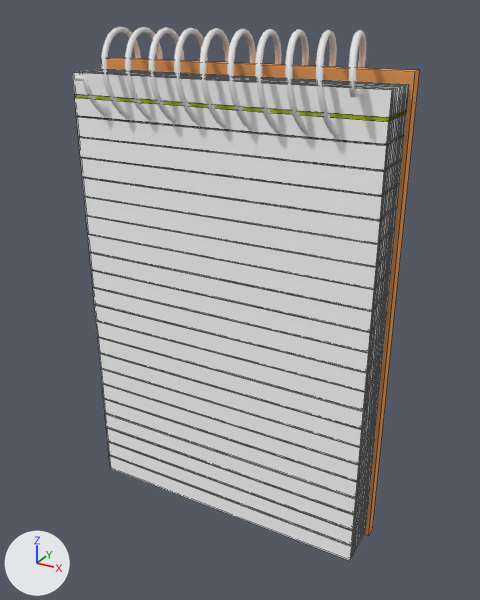
An edit to the Blender file Assets/DevFiles/Wyli/3D Models/notepad.blend, drawn before and after from the same camera.
One viewpoint serves both versions: a 50 mm camera at (0.946, -1.542, 1.613) aimed at (0.031, 0.121, 0.782). The lights are fixed; the arrows at lower left show +X, +Y and +Z. Mesh edges are drawn as thin lines on the coarser meshes.
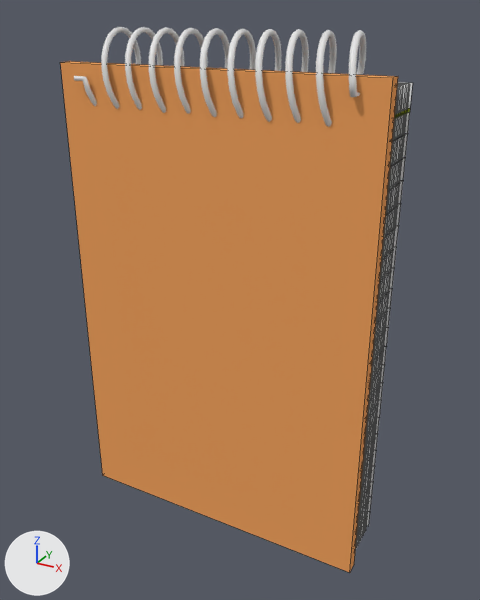
Where the change shows, as pixel boxes (x1, y1, x2, y2) in the pictures (480 x 600 px):
'Cube', moved, turned
    before: (79, 58, 420, 560)
    after: (60, 61, 410, 573)
'Plane.016', unchanged, covered by the edit
    before: (72, 72, 392, 561)
    after: (367, 82, 413, 526)

The edits, one by one:
Object 'Cube' (ob_cube) moves from (0.0, 0.0, 0.0) to (0.0, 0.213, 0.0).
Object 'Cube' (ob_cube) turns from (0, 0, 0) to (0, 0, 180) degrees about x, y and z.
